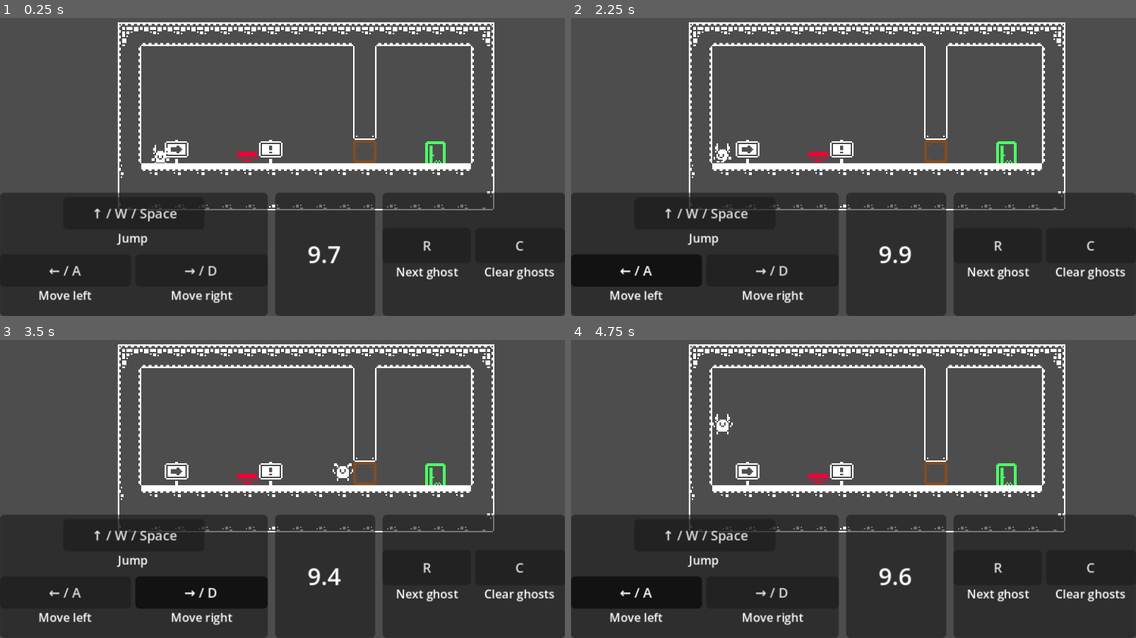
Above: before the commit, frames 1-4 (two rows, left to right).
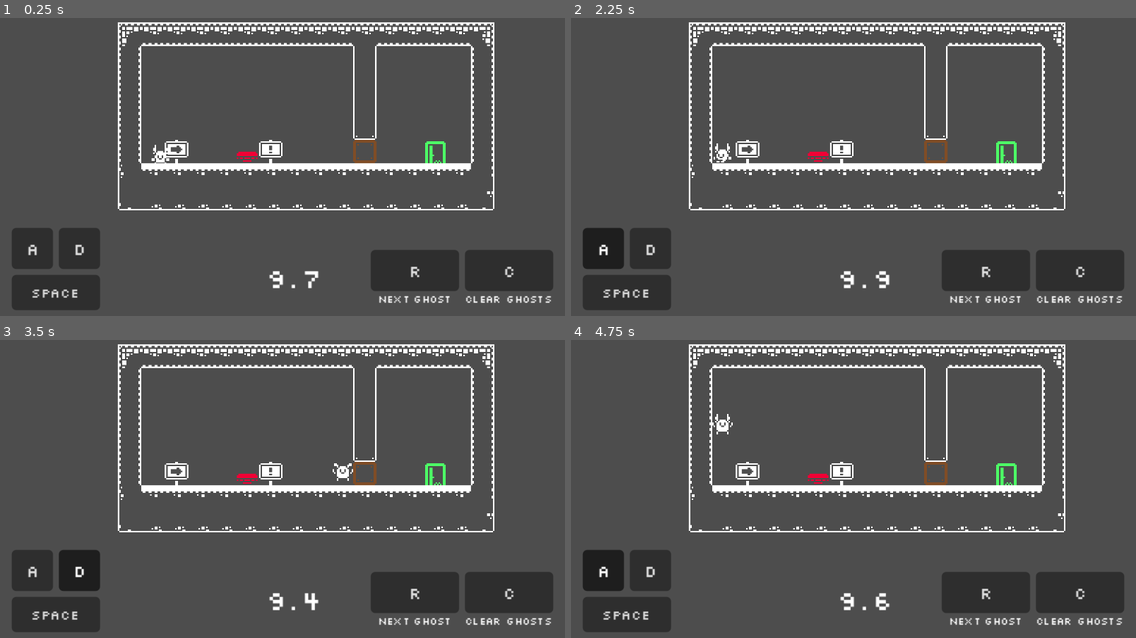
Above: after the commit, the same moments.

Repository: moellh/gmtk-game-jam-2026
Game: Godot game, scene res://src/level.tscn
Same seed, same stepped clock (60 frames per second), same inputs: the game is played once before the commit and once after it.
Inputs:
- Up to frame 1 (0.25 s): no input
- Up to frame 2 (2.25 s): hold Right (move_right) 0.53-2.03 s; tap C (clear) at 0.6, 1.35, 2.1 s; tap Space (jump) at 0.77, 1.52 s; hold Left (move_left) from 2.03 s (still down)
- Up to frame 3 (3.5 s): release Left (move_left) at 2.78 s; hold Right (move_right) from 2.78 s (still down); tap C (clear) at 2.85 s; tap Space (jump) at 3.02 s
- Up to frame 4 (4.75 s): tap C (clear) at 3.6, 4.35 s; tap Space (jump) at 3.77, 4.52 s; release Right (move_right) at 4.28 s; hold Left (move_left) from 4.28 s (still down)

The runs differ from the first frame. In frame 1, 33% of the frame differs, in the area x 0-100%, y 58-100%; in frame 2, 34%; in frame 3, 33%; in frame 4, 34%.

Commit message:
ui: refine floating game HUD

Diff:
--- a/src/game.gd
+++ b/src/game.gd
@@ -2,12 +2,17 @@
 
 const ROUND_TIME := 10.0
 const BASE_VIEWPORT_SIZE := Vector2(384.0, 216.0)
-const LEVEL_VIEW_SIZE := Vector2(384.0, 132.0)
+const LEVEL_VIEW_SIZE := Vector2(384.0, 152.0)
 const HUD_HEIGHT := BASE_VIEWPORT_SIZE.y - LEVEL_VIEW_SIZE.y
+const TIMER_SIZE := Vector2(88.0, 36.0)
+const TIMER_BOTTOM_MARGIN := 8.0
 
 @onready var player: CharacterBody2D = $Player
 @onready var world_camera: Camera2D = $WorldCamera
-@onready var ghost_timer: Label = %GhostTimer
+@onready var timer_display: CenterContainer = $HUD/Timer
+@onready var timer_tens: Label = %TimerTens
+@onready var timer_ones: Label = %TimerOnes
+@onready var timer_tenths: Label = %TimerTenths
 @onready var action_buttons: Dictionary[StringName, Button] = {
 	&"move_left": %MoveLeftButton,
 	&"move_right": %MoveRightButton,
@@ -38,6 +43,11 @@
 	var gameplay_center := Vector2(visible_size.x * 0.5, gameplay_size.y * 0.5)
 	var viewport_center := visible_size * 0.5
 
+	timer_display.position = Vector2(
+		roundf((visible_size.x - TIMER_SIZE.x) * 0.5),
+		roundf(visible_size.y - TIMER_SIZE.y - TIMER_BOTTOM_MARGIN),
+	)
+	timer_display.size = TIMER_SIZE
 	world_camera.position = (
 		LEVEL_VIEW_SIZE * 0.5
 		- (gameplay_center - viewport_center) / level_zoom
@@ -53,7 +63,11 @@
 	update_hud()
 
 func update_hud() -> void:
-	ghost_timer.text = "%.1f" % maxf(timer, 0.0)
+	var displayed_tenths := roundi(maxf(timer, 0.0) * 10.0)
+	var displayed_seconds := floori(displayed_tenths * 0.1)
+	timer_tens.text = str(floori(displayed_seconds * 0.1)) if displayed_seconds >= 10 else ""
+	timer_ones.text = str(displayed_seconds % 10)
+	timer_tenths.text = str(displayed_tenths % 10)
 	for action: StringName in action_buttons:
 		action_buttons[action].button_pressed = Input.is_action_pressed(action)
 
--- a/src/level.tscn
+++ b/src/level.tscn
@@ -6,6 +6,7 @@
 [ext_resource type="PackedScene" uid="uid://b34jpqw0gv0ag" path="res://src/goal.tscn" id="4_goal"]
 [ext_resource type="PackedScene" uid="uid://da8qcbqxtbvjb" path="res://src/button.tscn" id="5_button"]
 [ext_resource type="PackedScene" uid="uid://d3n28iv4k07jg" path="res://src/door.tscn" id="6_door"]
+[ext_resource type="FontFile" path="res://assets/fonts/Silkscreen-Regular.ttf" id="7_font"]
 
 [sub_resource type="TileSetAtlasSource" id="TileSetAtlasSource_vonw3"]
 texture = ExtResource("1_u52ul")
@@ -810,6 +811,9 @@
 physics_layer_0/collision_layer = 1
 sources/0 = SubResource("TileSetAtlasSource_vonw3")
 
+[sub_resource type="Theme" id="Theme_hud"]
+default_font = ExtResource("7_font")
+
 [node name="Main" type="Node2D" unique_id=908013008]
 texture_filter = 1
 script = ExtResource("3_game")
@@ -835,160 +839,152 @@
 
 [node name="HUD" type="CanvasLayer" parent="."]
 
-[node name="Layout" type="HBoxContainer" parent="HUD"]
-anchors_preset = 12
+[node name="Movement" type="VBoxContainer" parent="HUD"]
+anchors_preset = 2
 anchor_top = 1.0
-anchor_right = 1.0
 anchor_bottom = 1.0
-offset_top = -84.0
-grow_horizontal = 2
+offset_left = 8.0
+offset_top = -60.0
+offset_right = 68.0
+offset_bottom = -4.0
 grow_vertical = 0
-theme_override_constants/separation = 5
-
-[node name="MovementPanel" type="PanelContainer" parent="HUD/Layout"]
-layout_mode = 2
-size_flags_horizontal = 3
-size_flags_stretch_ratio = 2.0
-
-[node name="Movement" type="VBoxContainer" parent="HUD/Layout/MovementPanel"]
-layout_mode = 2
-theme_override_constants/separation = 1
-
-[node name="JumpCenter" type="CenterContainer" parent="HUD/Layout/MovementPanel/Movement"]
-layout_mode = 2
-size_flags_vertical = 3
-
-[node name="Jump" type="VBoxContainer" parent="HUD/Layout/MovementPanel/Movement/JumpCenter"]
-layout_mode = 2
-theme_override_constants/separation = 0
-
-[node name="JumpButton" type="Button" parent="HUD/Layout/MovementPanel/Movement/JumpCenter/Jump"]
+theme = SubResource("Theme_hud")
+theme_override_constants/separation = 4
+
+[node name="Directions" type="HBoxContainer" parent="HUD/Movement"]
+layout_mode = 2
+theme_override_constants/separation = 4
+
+[node name="MoveLeftButton" type="Button" parent="HUD/Movement/Directions"]
 unique_name_in_owner = true
-custom_minimum_size = Vector2(96, 22)
+custom_minimum_size = Vector2(28, 28)
+layout_mode = 2
+mouse_filter = 2
+focus_mode = 0
+theme_override_font_sizes/font_size = 11
+toggle_mode = true
+text = "A"
+
+[node name="MoveRightButton" type="Button" parent="HUD/Movement/Directions"]
+unique_name_in_owner = true
+custom_minimum_size = Vector2(28, 28)
+layout_mode = 2
+mouse_filter = 2
+focus_mode = 0
+theme_override_font_sizes/font_size = 11
+toggle_mode = true
+text = "D"
+
+[node name="JumpButton" type="Button" parent="HUD/Movement"]
+unique_name_in_owner = true
+custom_minimum_size = Vector2(60, 24)
 layout_mode = 2
 mouse_filter = 2
 focus_mode = 0
 theme_override_font_sizes/font_size = 9
 toggle_mode = true
-text = "↑ / W / Space"
-
-[node name="Description" type="Label" parent="HUD/Layout/MovementPanel/Movement/JumpCenter/Jump"]
-layout_mode = 2
-theme_override_font_sizes/font_size = 8
-text = "Jump"
+text = "Space"
+
+[node name="Timer" type="CenterContainer" parent="HUD"]
+offset_left = 148.0
+offset_top = 172.0
+offset_right = 236.0
+offset_bottom = 208.0
+theme = SubResource("Theme_hud")
+
+[node name="TimerDigits" type="HBoxContainer" parent="HUD/Timer"]
+custom_minimum_size = Vector2(80, 0)
+layout_mode = 2
+theme_override_constants/separation = 0
+alignment = 1
+
+[node name="TimerTens" type="Label" parent="HUD/Timer/TimerDigits"]
+unique_name_in_owner = true
+custom_minimum_size = Vector2(16, 0)
+layout_mode = 2
+theme_override_font_sizes/font_size = 18
+text = "1"
 horizontal_alignment = 1
 
-[node name="Directions" type="HBoxContainer" parent="HUD/Layout/MovementPanel/Movement"]
-layout_mode = 2
-size_flags_vertical = 3
-theme_override_constants/separation = 3
-
-[node name="MoveLeft" type="VBoxContainer" parent="HUD/Layout/MovementPanel/Movement/Directions"]
-layout_mode = 2
-size_flags_horizontal = 3
-theme_override_constants/separation = 0
-
-[node name="MoveLeftButton" type="Button" parent="HUD/Layout/MovementPanel/Movement/Directions/MoveLeft"]
+[node name="TimerOnes" type="Label" parent="HUD/Timer/TimerDigits"]
 unique_name_in_owner = true
-custom_minimum_size = Vector2(0, 22)
-layout_mode = 2
-mouse_filter = 2
-focus_mode = 0
-theme_override_font_sizes/font_size = 9
-toggle_mode = true
-text = "← / A"
-
-[node name="Description" type="Label" parent="HUD/Layout/MovementPanel/Movement/Directions/MoveLeft"]
-layout_mode = 2
-theme_override_font_sizes/font_size = 8
-text = "Move left"
+custom_minimum_size = Vector2(16, 0)
+layout_mode = 2
+theme_override_font_sizes/font_size = 18
+text = "0"
 horizontal_alignment = 1
 
-[node name="MoveRight" type="VBoxContainer" parent="HUD/Layout/MovementPanel/Movement/Directions"]
-layout_mode = 2
-size_flags_horizontal = 3
-theme_override_constants/separation = 0
-
-[node name="MoveRightButton" type="Button" parent="HUD/Layout/MovementPanel/Movement/Directions/MoveRight"]
+[node name="TimerPoint" type="Label" parent="HUD/Timer/TimerDigits"]
+custom_minimum_size = Vector2(8, 0)
+layout_mode = 2
+theme_override_font_sizes/font_size = 18
+text = "."
+horizontal_alignment = 1
+
+[node name="TimerTenths" type="Label" parent="HUD/Timer/TimerDigits"]
 unique_name_in_owner = true
-custom_minimum_size = Vector2(0, 22)
-layout_mode = 2
-mouse_filter = 2
-focus_mode = 0
-theme_override_font_sizes/font_size = 9
-toggle_mode = true
-text = "→ / D"
-
-[node name="Description" type="Label" parent="HUD/Layout/MovementPanel/Movement/Directions/MoveRight"]
-layout_mode = 2
-theme_override_font_sizes/font_size = 8
-text = "Move right"
+custom_minimum_size = Vector2(16, 0)
+layout_mode = 2
+theme_override_font_sizes/font_size = 18
+text = "0"
 horizontal_alignment = 1
 
-[node name="TimerPanel" type="PanelContainer" parent="HUD/Layout"]
-custom_minimum_size = Vector2(68, 0)
-layout_mode = 2
-
-[node name="TimerCenter" type="CenterContainer" parent="HUD/Layout/TimerPanel"]
-layout_mode = 2
-
-[node name="GhostTimer" type="Label" parent="HUD/Layout/TimerPanel/TimerCenter"]
-unique_name_in_owner = true
-layout_mode = 2
-theme_override_font_sizes/font_size = 16
-text = "10.0"
-horizontal_alignment = 1
-
-[node name="GhostPanel" type="PanelContainer" parent="HUD/Layout"]
-layout_mode = 2
-size_flags_horizontal = 3
-size_flags_stretch_ratio = 1.35
-
-[node name="SecondaryActions" type="HBoxContainer" parent="HUD/Layout/GhostPanel"]
-layout_mode = 2
-theme_override_constants/separation = 3
-
-[node name="Restart" type="VBoxContainer" parent="HUD/Layout/GhostPanel/SecondaryActions"]
+[node name="Ghosts" type="HBoxContainer" parent="HUD"]
+anchors_preset = 3
+anchor_left = 1.0
+anchor_top = 1.0
+anchor_right = 1.0
+anchor_bottom = 1.0
+offset_left = -132.0
+offset_top = -48.0
+offset_right = -8.0
+offset_bottom = -4.0
+grow_horizontal = 0
+grow_vertical = 0
+theme = SubResource("Theme_hud")
+theme_override_constants/separation = 4
+
+[node name="Restart" type="VBoxContainer" parent="HUD/Ghosts"]
 layout_mode = 2
 size_flags_horizontal = 3
 alignment = 1
 theme_override_constants/separation = 0
 
-[node name="RestartButton" type="Button" parent="HUD/Layout/GhostPanel/SecondaryActions/Restart"]
+[node name="RestartButton" type="Button" parent="HUD/Ghosts/Restart"]
 unique_name_in_owner = true
-custom_minimum_size = Vector2(0, 24)
+custom_minimum_size = Vector2(60, 28)
 layout_mode = 2
 mouse_filter = 2
 focus_mode = 0
-theme_override_font_sizes/font_size = 9
+theme_override_font_sizes/font_size = 11
 toggle_mode = true
 text = "R"
 
-[node name="Description" type="Label" parent="HUD/Layout/GhostPanel/SecondaryActions/Restart"]
-layout_mode = 2
-theme_override_font_sizes/font_size = 8
+[node name="Description" type="Label" parent="HUD/Ghosts/Restart"]
+layout_mode = 2
+theme_override_font_sizes/font_size = 7
 text = "Next ghost"
 horizontal_alignment = 1
 
-[node name="Clear" type="VBoxContainer" parent="HUD/Layout/GhostPanel/SecondaryActions"]
+[node name="Clear" type="VBoxContainer" parent="HUD/Ghosts"]
 layout_mode = 2
 size_flags_horizontal = 3
 alignment = 1
 theme_override_constants/separation = 0
 
-[node name="ClearButton" type="Button" parent="HUD/Layout/GhostPanel/SecondaryActions/Clear"]
+[node name="ClearButton" type="Button" parent="HUD/Ghosts/Clear"]
 unique_name_in_owner = true
-custom_minimum_size = Vector2(0, 24)
+custom_minimum_size = Vector2(60, 28)
 layout_mode = 2
 mouse_filter = 2
 focus_mode = 0
-theme_override_font_sizes/font_size = 9
+theme_override_font_sizes/font_size = 11
 toggle_mode = true
 text = "C"
 
-[node name="Description" type="Label" parent="HUD/Layout/GhostPanel/SecondaryActions/Clear"]
-layout_mode = 2
-theme_override_font_sizes/font_size = 8
+[node name="Description" type="Label" parent="HUD/Ghosts/Clear"]
+layout_mode = 2
+theme_override_font_sizes/font_size = 7
 text = "Clear ghosts"
 horizontal_alignment = 1
 
Not shown, added: assets/fonts/Silkscreen-OFL.txt
Binary file added: assets/fonts/Silkscreen-Regular.ttf
Not shown, added: assets/fonts/Silkscreen-Regular.ttf.import
Not shown, changed: README.md
